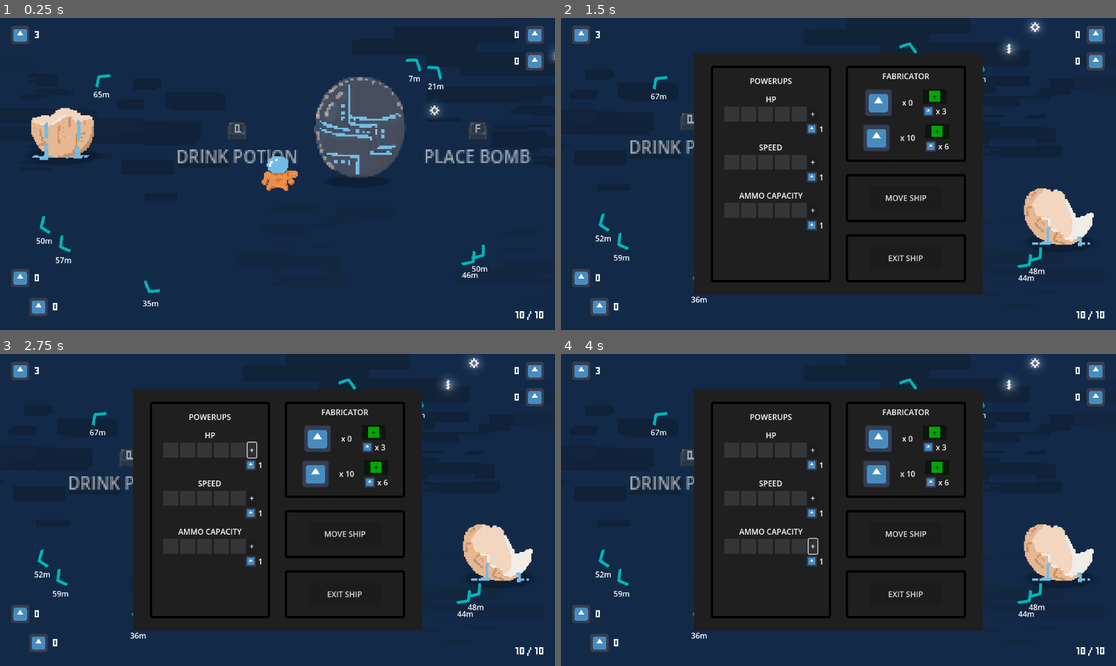
Above: before the commit, frames 1-4 (two rows, left to right).
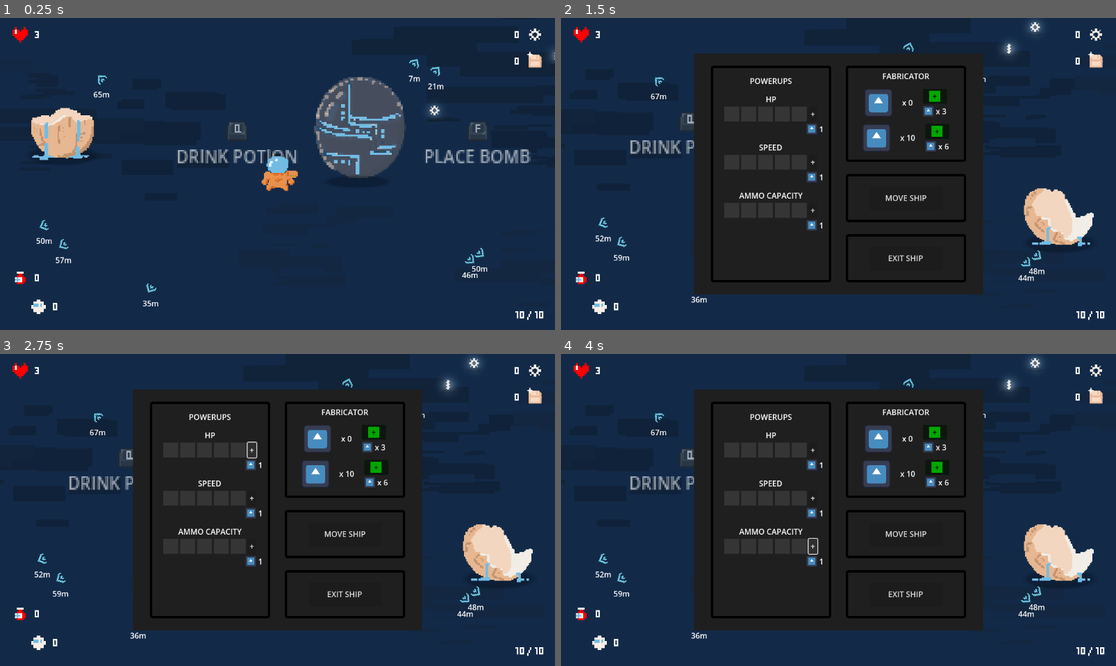
Above: after the commit, the same moments.

Repository: DeepRestGames/pirate-software-game-jam-17
Game: Godot game, scene res://Scenes/LittleMainGameScene.tscn
Two runs of this game, one before a commit and one after it. Both use one fixed random seed, a clock stepped at 60 frames per second and the inputs below. The engine's default icon, where the game draws it, is replaced by a stand-in: a white triangle on a blue panel in a dark square.
Inputs (mouse positions are in pixels of both pictures, inside the frame that each line leads up to):
- Up to frame 1 (0.25 s): no input
- Up to frame 2 (1.5 s): move the mouse to (960, 158) at 0.52 s; hold D (move_right) 0.53-1.28 s; hold Q (drink_potion) 0.53-1.28 s; move the mouse to (727, 189) at 1.27 s; hold S (move_down) from 1.28 s (still down); tap E (interact) at 1.35 s
- Up to frame 3 (2.75 s): release S (move_down) at 2 s; click "+" at 2 s
- Up to frame 4 (4 s): click "+" at 2.75 s; click "+" at 3.5 s

The runs differ from the first frame. In frame 1, 1.3% of the frame differs, in the area x 2-98%, y 2-96%; in frame 2, 1.3%; in frame 3, 1.3%; in frame 4, 1.3%.

Commit message:
icons hud

Diff:
--- a/if_onlyone_savemission/Scenes/Consumables/Bomb.tscn
+++ b/if_onlyone_savemission/Scenes/Consumables/Bomb.tscn
@@ -1,7 +1,7 @@
 [gd_scene load_steps=7 format=3 uid="uid://jscwt3xt4bj"]
 
 [ext_resource type="Script" uid="uid://bpvusdpq0ytod" path="res://Scripts/Consumables/Bomb.gd" id="1_d3y8j"]
-[ext_resource type="Texture2D" uid="uid://depuhtpigf0n1" path="res://Assets/Sprites/Consumables.png" id="1_jmren"]
+[ext_resource type="Texture2D" uid="uid://depuhtpigf0n1" path="res://Assets/UI/Consumables.png" id="1_jmren"]
 
 [sub_resource type="CircleShape2D" id="CircleShape2D_kdrj4"]
 radius = 200.0
--- a/if_onlyone_savemission/Scenes/UI/ArrowHintPowerup.tscn
+++ b/if_onlyone_savemission/Scenes/UI/ArrowHintPowerup.tscn
@@ -1,7 +1,11 @@
-[gd_scene load_steps=3 format=3 uid="uid://c04t44e7s7kf4"]
+[gd_scene load_steps=4 format=3 uid="uid://c04t44e7s7kf4"]
 
 [ext_resource type="Script" uid="uid://dli2w0tkeej1m" path="res://Scripts/UI/ArrowHintPowerupChip.gd" id="1_0avtt"]
-[ext_resource type="Texture2D" uid="uid://diyaie56mgt0a" path="res://Assets/UITextures/ArrowC.png" id="2_pbnol"]
+[ext_resource type="Texture2D" uid="uid://brqrjvs14wusx" path="res://Assets/UI/Arrow_V3.png" id="2_0avtt"]
+
+[sub_resource type="AtlasTexture" id="AtlasTexture_pbnol"]
+atlas = ExtResource("2_0avtt")
+region = Rect2(0, 0, 17, 17)
 
 [node name="ArrowHintPowerup" type="Control"]
 layout_mode = 3
@@ -19,12 +23,12 @@
 script = ExtResource("1_0avtt")
 
 [node name="ArrowTexture" type="TextureRect" parent="."]
-modulate = Color(0, 0.717995, 0.717996, 1)
+modulate = Color(0.4272, 0.79744, 0.89, 1)
 layout_mode = 0
 offset_right = 40.0
 offset_bottom = 40.0
 pivot_offset = Vector2(20, 20)
-texture = ExtResource("2_pbnol")
+texture = SubResource("AtlasTexture_pbnol")
 stretch_mode = 5
 flip_h = true
 
--- a/if_onlyone_savemission/Scenes/UI/HUD.tscn
+++ b/if_onlyone_savemission/Scenes/UI/HUD.tscn
@@ -6,17 +6,45 @@
 [ext_resource type="Script" uid="uid://bore17jo71by6" path="res://Scripts/UI/FabricatorMaterialCounter.gd" id="2_xaom8"]
 [ext_resource type="Script" uid="uid://ykgqogdlqidp" path="res://Scripts/UI/HPCounter.gd" id="4_4bm6u"]
 [ext_resource type="Script" uid="uid://blctfngfvyhaa" path="res://Scripts/UI/PowerupChipsCounter.gd" id="4_d2sja"]
+[ext_resource type="Texture2D" uid="uid://e0nxhcl6hn3s" path="res://Assets/Sprites/Scrap.png" id="4_dds1n"]
 [ext_resource type="Script" uid="uid://dmqrx6bkvm48c" path="res://Scripts/UI/ArrowHintsManager.gd" id="5_d2sja"]
 [ext_resource type="Script" uid="uid://ck6vs1q2qt8yj" path="res://Scripts/UI/ArrowHintShip.gd" id="5_lelo4"]
-[ext_resource type="Texture2D" uid="uid://diyaie56mgt0a" path="res://Assets/UITextures/ArrowC.png" id="5_ykvyr"]
+[ext_resource type="Texture2D" uid="uid://dd4wx1tafwr26" path="res://Assets/Sprites/FloppyDisk.png" id="6_cn5rm"]
+[ext_resource type="Texture2D" uid="uid://becgswybqlulg" path="res://Assets/UI/HeartV2.png" id="8_cn5rm"]
 [ext_resource type="Script" uid="uid://dac0rqgt8qakd" path="res://Scripts/UI/PotionsCounter.gd" id="9_i4i0y"]
 [ext_resource type="Script" uid="uid://dkten4p1hdo57" path="res://Scripts/UI/BombsCounter.gd" id="10_yenib"]
-[ext_resource type="Script" path="res://Scripts/UI/InteractionPrompt.gd" id="11_pydgx"]
+[ext_resource type="Texture2D" uid="uid://brqrjvs14wusx" path="res://Assets/UI/Arrow_V3.png" id="11_cn5rm"]
+[ext_resource type="Script" uid="uid://dvxby01eopx46" path="res://Scripts/UI/InteractionPrompt.gd" id="11_pydgx"]
 [ext_resource type="Texture2D" uid="uid://c57y1q7g0c0b0" path="res://Assets/UITextures/E_Button.png" id="12_eebq5"]
 [ext_resource type="Script" uid="uid://6q37llehwjjk" path="res://Scripts/Ship/ShipMenu.gd" id="13_18ujm"]
+[ext_resource type="Texture2D" uid="uid://depuhtpigf0n1" path="res://Assets/UI/Consumables.png" id="13_ako3u"]
 [ext_resource type="Script" uid="uid://qccpvk1auj7o" path="res://Scripts/Ship/FabricatorPanel.gd" id="14_jt2rc"]
 [ext_resource type="Script" uid="uid://7ps6v0je1128" path="res://Scripts/Ship/PowerupsPanel.gd" id="15_jbjhr"]
 [ext_resource type="Texture2D" uid="uid://cqavx876fgh5s" path="res://Assets/Sprites/WhiteSprites.png" id="15_pd044"]
+
+[sub_resource type="AtlasTexture" id="AtlasTexture_ako3u"]
+atlas = ExtResource("4_dds1n")
+region = Rect2(72, 8, 16, 16)
+
+[sub_resource type="AtlasTexture" id="AtlasTexture_khvou"]
+atlas = ExtResource("6_cn5rm")
+region = Rect2(11, 13, 40, 40)
+
+[sub_resource type="AtlasTexture" id="AtlasTexture_55bpt"]
+atlas = ExtResource("8_cn5rm")
+region = Rect2(3, 4, 9, 9)
+
+[sub_resource type="AtlasTexture" id="AtlasTexture_yd1yt"]
+atlas = ExtResource("11_cn5rm")
+region = Rect2(0, 0, 17, 17)
+
+[sub_resource type="AtlasTexture" id="AtlasTexture_0n5r3"]
+atlas = ExtResource("13_ako3u")
+region = Rect2(2.5, 2, 11, 11)
+
+[sub_resource type="AtlasTexture" id="AtlasTexture_5h4o4"]
+atlas = ExtResource("13_ako3u")
+region = Rect2(18.5, 18.5, 11, 11)
 
 [sub_resource type="StyleBoxFlat" id="StyleBoxFlat_eebq5"]
 bg_color = Color(0.122067, 0.122067, 0.122067, 1)
@@ -100,8 +128,9 @@
 
 [node name="FabricatorMaterialIcon" type="TextureRect" parent="FabricatorMaterialCounter/HBoxContainer"]
 layout_mode = 2
-texture = ExtResource("2_qc5w2")
+texture = SubResource("AtlasTexture_ako3u")
 expand_mode = 2
+stretch_mode = 4
 
 [node name="CurrentAmount" type="Label" parent="FabricatorMaterialCounter/HBoxContainer"]
 layout_direction = 3
@@ -134,7 +163,7 @@
 
 [node name="PowerupChipIcon" type="TextureRect" parent="PowerupChipsCounter/HBoxContainer"]
 layout_mode = 2
-texture = ExtResource("2_qc5w2")
+texture = SubResource("AtlasTexture_khvou")
 expand_mode = 2
 
 [node name="CurrentAmount" type="Label" parent="PowerupChipsCounter/HBoxContainer"]
@@ -162,7 +191,7 @@
 
 [node name="HPIcon" type="TextureRect" parent="HPCounter/HBoxContainer"]
 layout_mode = 2
-texture = ExtResource("2_qc5w2")
+texture = SubResource("AtlasTexture_55bpt")
 expand_mode = 2
 
 [node name="CurrentAmount" type="Label" parent="HPCounter/HBoxContainer"]
@@ -198,12 +227,12 @@
 script = ExtResource("5_lelo4")
 
 [node name="ArrowTexture" type="TextureRect" parent="ArrowHints/ArrowHintShip"]
-modulate = Color(0.756525, 0.756525, 0, 1)
+modulate = Color(0.85, 0.68425, 0.5185, 1)
 layout_mode = 0
 offset_right = 40.0
 offset_bottom = 40.0
 pivot_offset = Vector2(20, 20)
-texture = ExtResource("5_ykvyr")
+texture = SubResource("AtlasTexture_yd1yt")
 stretch_mode = 5
 flip_h = true
 
@@ -243,7 +272,7 @@
 
 [node name="PotionlIcon" type="TextureRect" parent="PotionsCounter/HBoxContainer"]
 layout_mode = 2
-texture = ExtResource("2_qc5w2")
+texture = SubResource("AtlasTexture_0n5r3")
 expand_mode = 2
 
 [node name="CurrentAmount" type="Label" parent="PotionsCounter/HBoxContainer"]
@@ -275,7 +304,7 @@
 
 [node name="BomblIcon" type="TextureRect" parent="BombsCounter/HBoxContainer"]
 layout_mode = 2
-texture = ExtResource("2_qc5w2")
+texture = SubResource("AtlasTexture_5h4o4")
 expand_mode = 2
 
 [node name="CurrentAmount" type="Label" parent="BombsCounter/HBoxContainer"]
Binary file added: if_onlyone_savemission/Assets/UI/Arrow.png
Not shown, changed: if_onlyone_savemission/Assets/UI/Arrow.png.import
Binary file added: if_onlyone_savemission/Assets/UI/Arrow_V2.png
Not shown, added: if_onlyone_savemission/Assets/UI/Arrow_V2.png.import
Binary file added: if_onlyone_savemission/Assets/UI/Arrow_V3.png
Not shown, added: if_onlyone_savemission/Assets/UI/Arrow_V3.png.import
Renamed: if_onlyone_savemission/Assets/Sprites/Consumables.png -> if_onlyone_savemission/Assets/UI/Consumables.png
Not shown, added: if_onlyone_savemission/Assets/UI/Consumables.png.import
Binary file added: if_onlyone_savemission/Assets/UI/FrameV1.png
Not shown, added: if_onlyone_savemission/Assets/UI/FrameV1.png.import
Binary file added: if_onlyone_savemission/Assets/UI/FrameV2.png
Not shown, changed: if_onlyone_savemission/Assets/UI/FrameV2.png.import
(and 7 more such lines)
